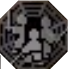
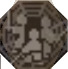
Before/after of a 68×69 layered artwork. What changed in the layer stack:
added layer "多邊形 1" (35%) above "圖層 1" over [0, 0, 68, 69]
